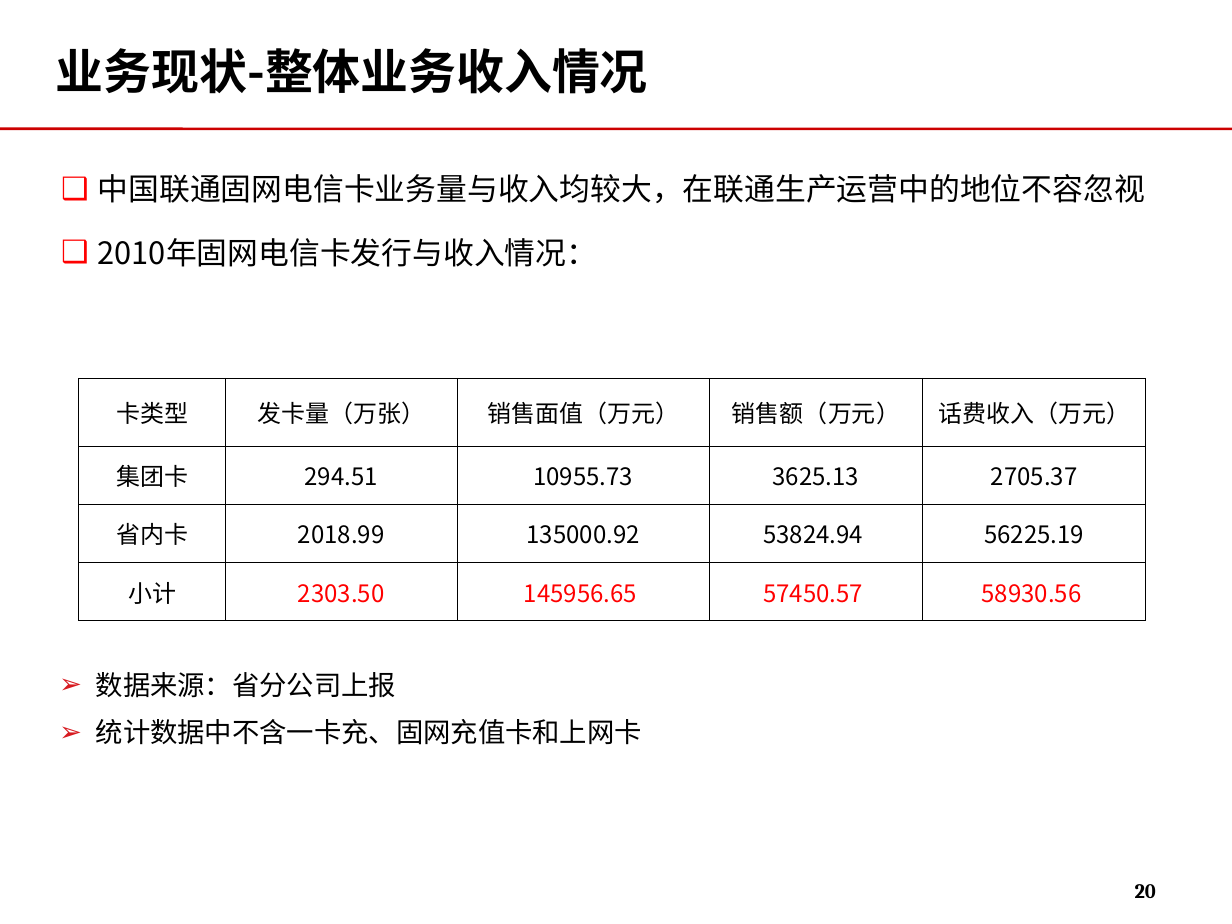
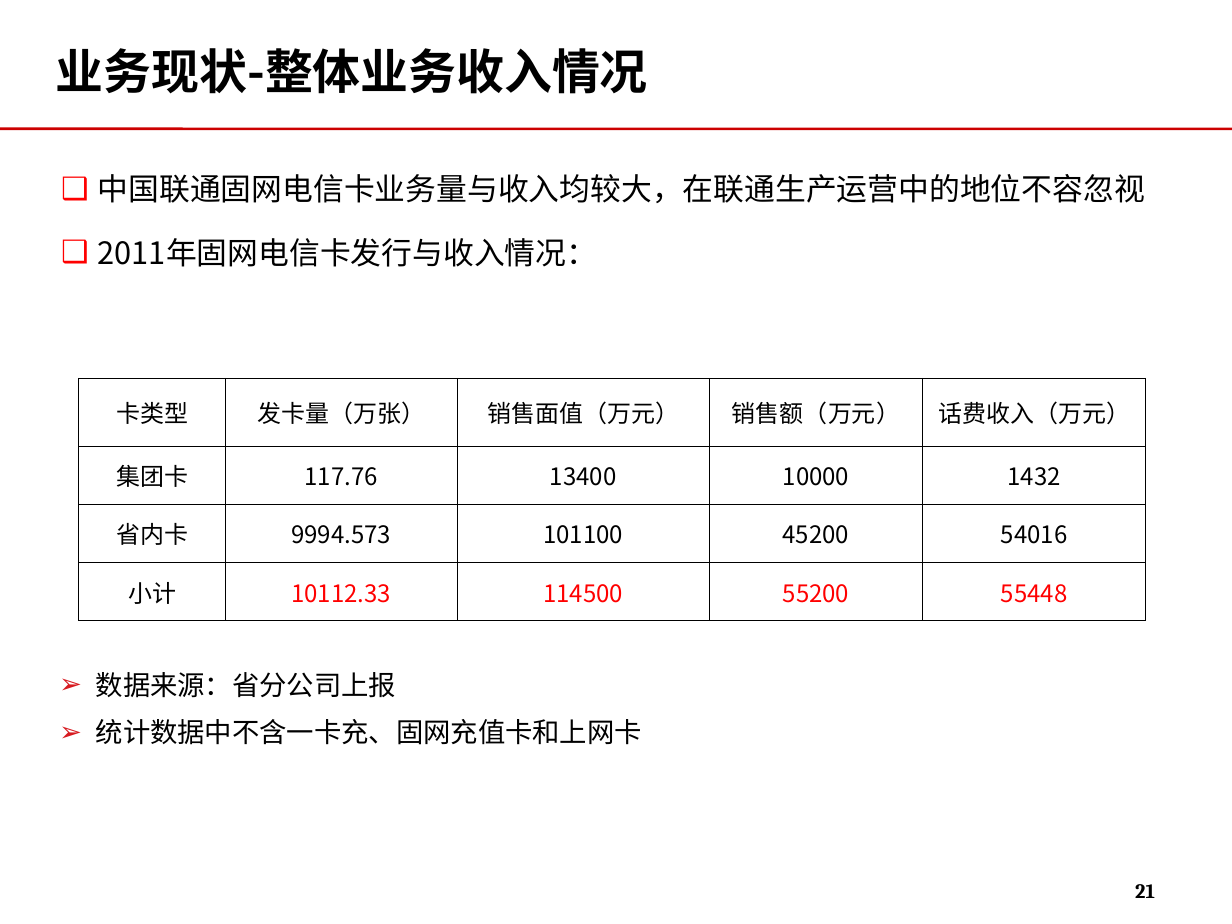
Before and after one commit to momo1101/unicardsrch, a slide deck: slide 21 of 软课题文本/软课题-中国联通电信卡业务及策略研究.ppt (slide 20 before the commit). Drawn at 1232x924 pixels with LibreOffice and Linux fonts; fonts in the diff are those of the drawing; background and template pictures are left out. Boxes give left, top, right and bottom in pixels: in the first picture for what was removed or moved away, otherwise in the second. Text is boxed around its words. In the diff, an @@ line names an element or a change of style, - is before the commit and + after.

```diff
--- a/软课题文本/软课题-中国联通电信卡业务及策略研究.ppt
+++ b/软课题文本/软课题-中国联通电信卡业务及策略研究.ppt
@@ text at [98, 238, 598, 267]: text changed @@
-❑ 2010年固网电信卡发行与收入情况：
+❑ 2011年固网电信卡发行与收入情况：
@@ table at [79, 378, 1146, 621] @@
-row 2: 集团卡 | 294.51 | 10955.73 | 3625.13 | 2705.37
+row 2: 集团卡 | 117.76 | 13400 | 10000 | 1432
-row 3: 省内卡 | 2018.99 | 135000.92 | 53824.94 | 56225.19
+row 3: 省内卡 | 9994.573 | 101100 | 45200 | 54016
-row 4: 小计 | 2303.50 | 145956.65 | 57450.57 | 58930.56
+row 4: 小计 | 10112.33 | 114500 | 55200 | 55448
@@ page number at [1135, 884, 1155, 898]: text changed @@
-20
+21
```
Also in this commit, not shown: 12 other slides changed, 2 slides added.
